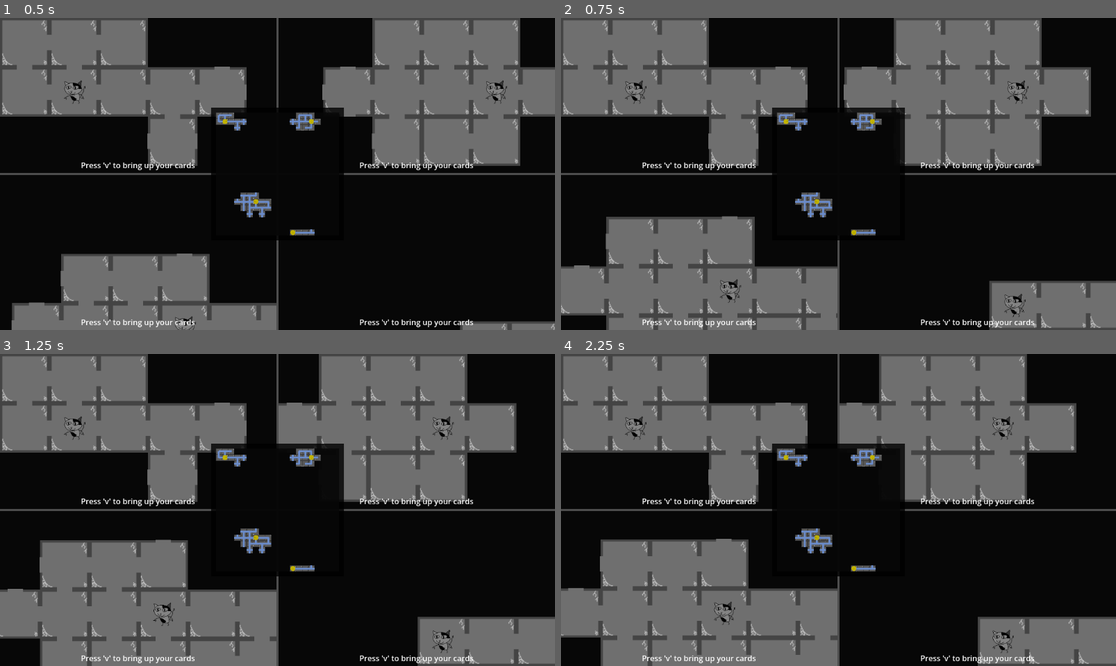
Above: before the commit, frames 1-4 (two rows, left to right).
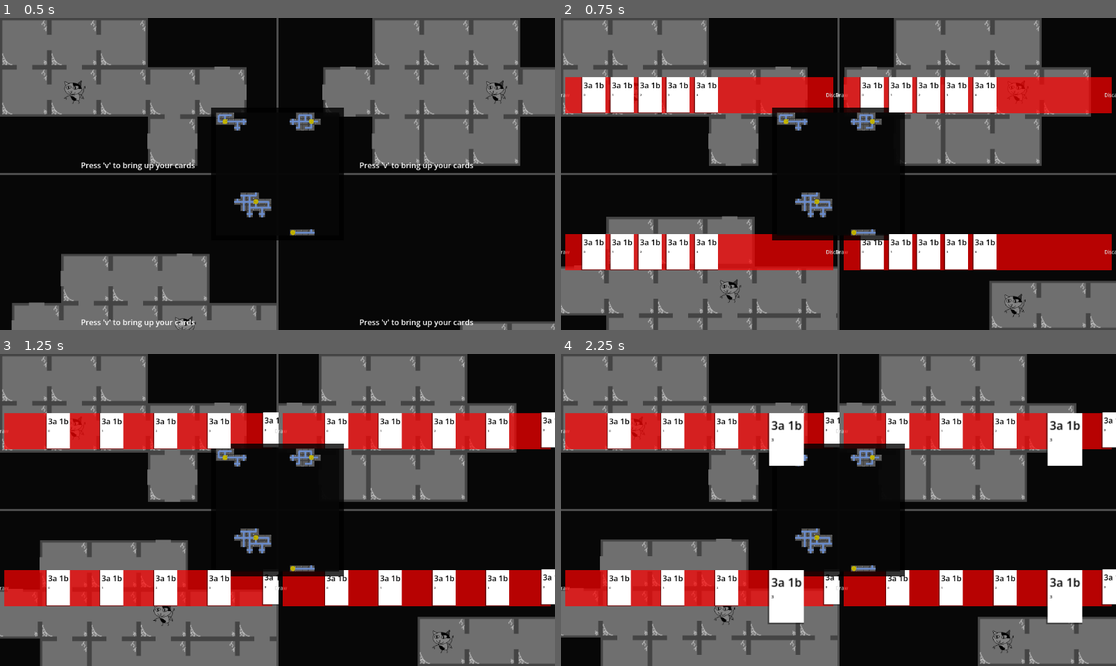
Above: after the commit, the same moments.

Repository: emrysshevek/gameganggame
Game: Godot game, scene res://scenes/GameScene.tscn
Same seed, same stepped clock (60 frames per second), same inputs: the game is played once before the commit and once after it.
Inputs (mouse positions are in pixels of both pictures, inside the frame that each line leads up to):
- Up to frame 1 (0.5 s): no input
- Up to frame 2 (0.75 s): tap V (debug_v) at 0.5 s; move the mouse to (960, 158) at 0.52 s; hold D (move_right) from 0.53 s (still down); tap G (discard) at 0.6 s
- Up to frame 3 (1.25 s): keep holding D (move_right); click (399, 494) at 0.8 s
- Up to frame 4 (2.25 s): release D (move_right) at 1.25 s; tap V (debug_v) at 1.25, 2 s; drag from (727, 525) to (810, 572) at 1.27 s; move the mouse to (894, 441) at 2.02 s; hold D (move_right) from 2.03 s (still down); tap G (discard) at 2.1 s

Frame 1 is identical in both runs. In frame 2, 23% of the frame differs, in the area x 0-100%, y 18-100%; in frame 3, 23%; in frame 4, 25%.

Commit message:
Fixed card display
and state machine interaction with cards

Diff:
--- a/cards/card_manager.gd
+++ b/cards/card_manager.gd
@@ -35,12 +35,13 @@
 func _ready() -> void:
 	if deck != null:
 		set_deck(deck)
+		turn_start_draw()
+	input_state_machine.state_switched.connect(_on_state_machine_switched)
 
 
 func _process(_delta: float) -> void:
-	pass
-	#if input_state_machine.current_state == PlayerInputStateMachine.States.CARD:
-		#_handle_input()
+	if input_state_machine.current_state == PlayerInputStateMachine.States.CARD:
+		_handle_input()
 #endregion
 
 
@@ -51,8 +52,12 @@
 	deck.card_removed.connect(_on_deck_card_removed)
 	for card in deck.cards:
 		card.clicked.connect(func(): _on_card_clicked(card))
+		draw_pile.add_card(card)
+	draw_pile.shuffle()
 
 func draw(_count:=1) -> void:
+	if draw_pile.count < _count:
+		refill_draw()
 	for i in _count:
 		var card := draw_pile.get_top_card()
 		hand_pile.add_card(card)
@@ -96,12 +101,11 @@
 			_selected_card_index -= 1
 		elif input_man.is_action_just_released("move_right"):
 			_selected_card_index += 1
-		elif input_man.is_action_just_released(Model.Action.TOGGLE_MAP):
+		elif input_man.is_action_just_released(Model.Action.SELECT):
 			#check for values
 			hand_pile.ordered_cards[_selected_card_index].play()
 			hand_pile.ordered_cards[_selected_card_index].highlight_return()
-			#discard(hand_pile.ordered_cards[_selected_card_index])
-			_toggle_visibility()
+			discard(hand_pile.ordered_cards[_selected_card_index])
 
 #endregion
 
@@ -128,6 +132,10 @@
 func _on_draw_button_pressed() -> void:
 	if draw_pile.count == 0:
 		refill_draw()
+
+func _on_state_machine_switched(old_state:PlayerInputStateMachine.States, new_state:PlayerInputStateMachine.States):
+	if new_state == PlayerInputStateMachine.States.CARD or old_state == PlayerInputStateMachine.States.CARD:
+		_toggle_visibility()
 #endregion
 
 #region Testing methods
@@ -145,7 +153,6 @@
 	input_man = input_manager
 
 
-
 func _card_selection_visuals(new_selected_card_index:int):
 	var selected_card = hand_pile.ordered_cards[new_selected_card_index]
 	for each_card in hand_pile.ordered_cards:
@@ -155,10 +162,6 @@
 			each_card.highlight_return()
 
 func _toggle_visibility():
-	if fake_state_machine != "cards":
-		fake_state_machine = "cards"
-	else:
-		fake_state_machine = "character"
 	$Layout/HBoxContainer.visible = !$Layout/HBoxContainer.visible
 	$Layout/TestLabel.visible = !$Layout/TestLabel.visible
 #endregion
--- a/cards/pile.gd
+++ b/cards/pile.gd
@@ -110,8 +110,6 @@
 		spacing = Vector2(0, size.y / float(count + 1))
 	if size == Vector2.ZERO:
 		spacing.y -= 2
-	else:
-		_set_focus_neighbors()
 
 	var curr_pos := global_position + area_offset - card_offset
 	for i in len(ordered_cards):
--- a/input/state_machine/player_input_state_machine.gd
+++ b/input/state_machine/player_input_state_machine.gd
@@ -1,6 +1,7 @@
 class_name PlayerInputStateMachine
 extends StateMachine
 
+signal state_switched(old_state, new_state)
 
 enum States {
 	MOVE,
@@ -36,3 +37,9 @@
 
 func _on_character_sprite_moved() -> void:
 	(state as PlayerInputState).handle_character_sprite_moved(character_sprite)
+
+func _transition_to_next_state(target_state_path: String, data: Dictionary = {}) -> void:
+	var old_state = current_state
+	super._transition_to_next_state(target_state_path, data)
+	var new_state = current_state
+	state_switched.emit(old_state, new_state)
--- a/scenes/game_scene.gd
+++ b/scenes/game_scene.gd
@@ -51,6 +51,7 @@
 		new_character.bind_pis_machine(pis_machine)
 		origin_viewport.add_character(new_character) #i should be character id in this case
 		var player_screen: PlayerScreen = player_screen_scene.instantiate()
+		player_screen.card_manager.deck = new_deck
 
 		# pis machine setup
 		pis_machine.character_sprite = new_character.character_sprite
